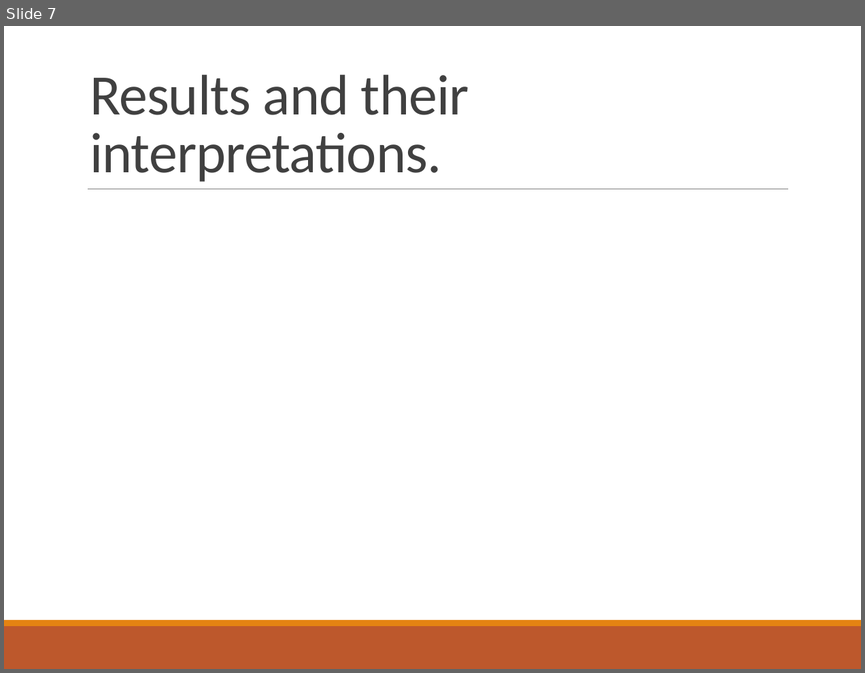
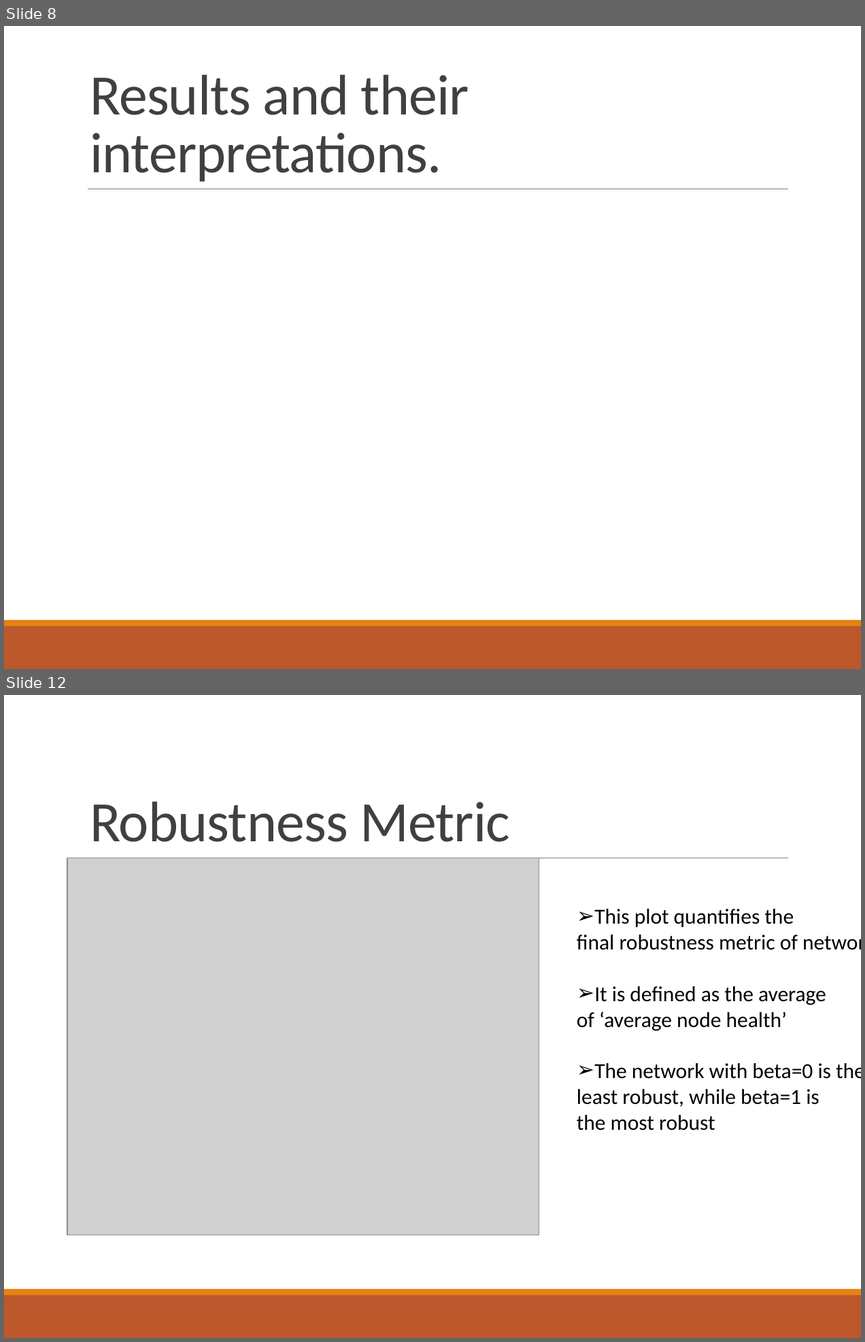
Before and after one commit to ParthaEth/Epidemics_Spreading_With_Cascade_Network, a slide deck: presentation/disease_spreading_presentation.pptx. Shown one above the other, each under a label of ours: slide 7 before the commit, slides 8 and 12 after it; the slides between them are not shown. The pictures are 865x673 and 865x1342 pixels, drawn with LibreOffice and Linux fonts; fonts in the diff are those of the drawing; grey boxes stand for pictures. Boxes give left, top, right and bottom in pixels: in the first picture for what was removed or moved away, otherwise in the second. Text is boxed around its words. In the diff, an @@ line names an element or a change of style, - is before the commit and + after.

```diff
--- a/presentation/disease_spreading_presentation.pptx
+++ b/presentation/disease_spreading_presentation.pptx
@@ slide 12 added at box(4, 695, 861, 1338), background #FFFFFF; not listed: 3 template elements that a slide beside it also shows @@
@@ title added at box(90, 801, 510, 842), 48 pt, text #404040 @@
+Robustness Metric
@@ picture added at box(67, 858, 538, 1235) @@
@@ text added at box(577, 909, 861, 1130), 18 pt, text #000000 @@
+➢ This plot quantifies the
+  final robustness metric of network
+➢ It is defined as the average
+  of ‘average node health’
+➢ The network with beta=0 is the
+  least robust, while beta=1 is
+  the most robust
@@ what was slide 7 is now slide 8 @@
```
Also in this commit, not shown: 5 other slides added, 5 slides removed.
